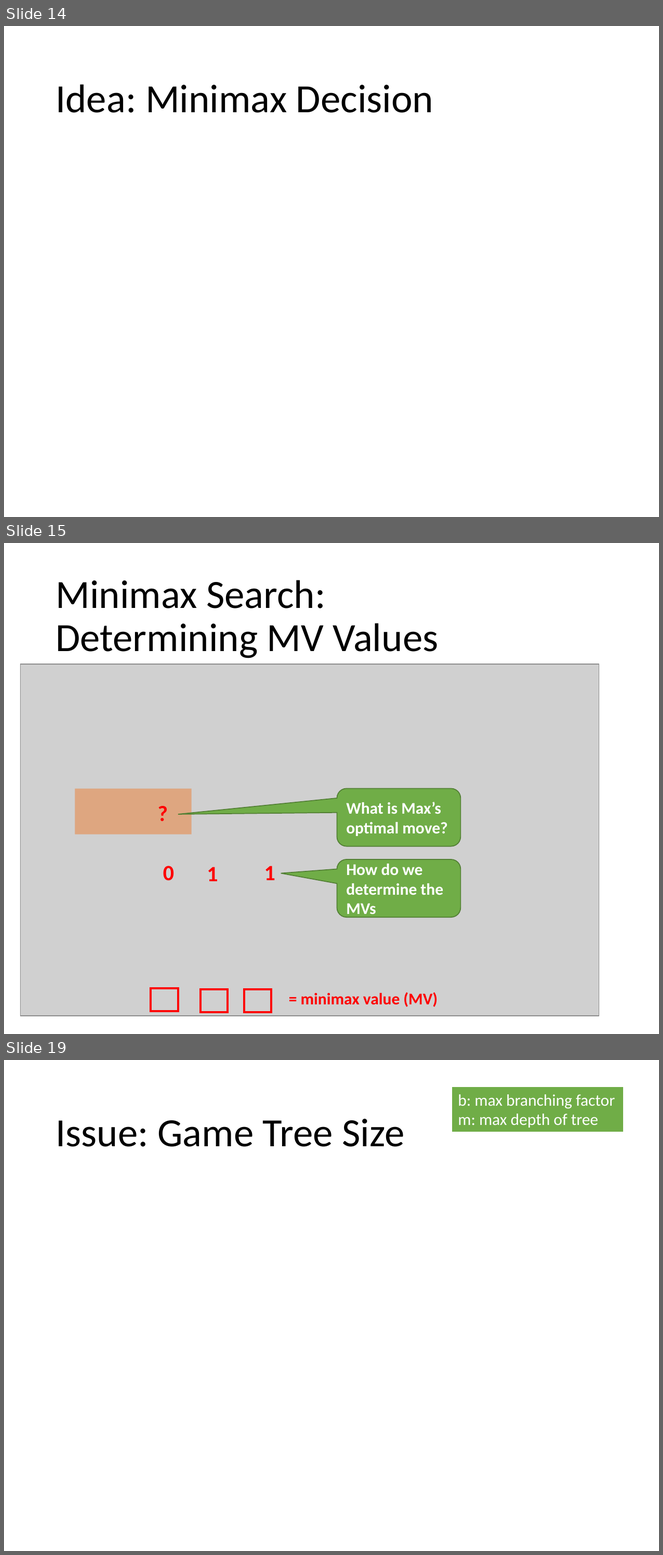
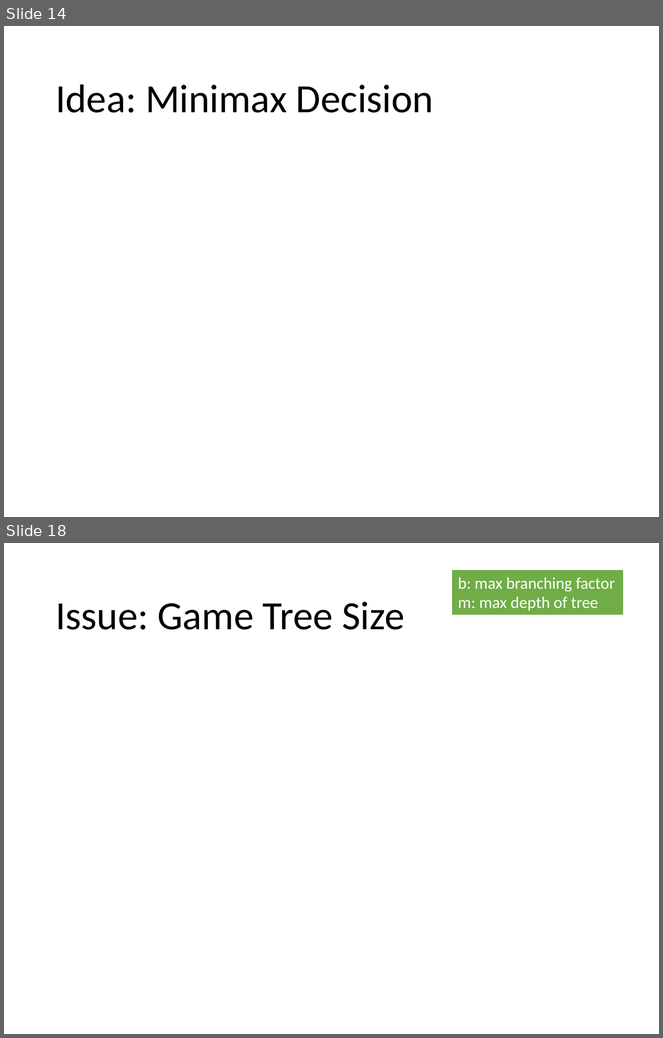
Before and after one commit to mhahsler/CS7320-AI, a slide deck: slides/05_games.pptx. Shown one above the other, each under a label of ours: slides 14, 15 and 19 before the commit, slides 14 and 18 after it; the slides between them are not shown. The pictures are 663x1555 and 663x1038 pixels, drawn with LibreOffice and Linux fonts; fonts in the diff are those of the drawing; grey boxes stand for pictures. Boxes give left, top, right and bottom in pixels: in the first picture for what was removed or moved away, otherwise in the second. Text is boxed around its words. In the diff, an @@ line names an element or a change of style, - is before the commit and + after.

```diff
--- a/slides/05_games.pptx
+++ b/slides/05_games.pptx
@@ slide 15 removed at bbox=[4, 543, 659, 1034], background #FFFFFF @@
@@ title removed at bbox=[55, 580, 439, 658] @@
-Minimax Search:
-Determining MV Values
@@ picture removed at bbox=[21, 664, 599, 1016] @@
@@ rectangle removed at bbox=[75, 788, 191, 835] @@
@@ rounded speech box removed at bbox=[337, 788, 461, 846] @@
-What is Max’s optimal move?
@@ text removed at bbox=[145, 797, 183, 830] @@
-?
@@ text removed at bbox=[163, 866, 174, 881] @@
-0
@@ text removed at bbox=[207, 867, 218, 882] @@
-1
@@ text removed at bbox=[265, 866, 275, 880] @@
-1
@@ rounded speech box removed at bbox=[337, 860, 461, 917] @@
-How do we determine the MVs
@@ rectangle removed at bbox=[151, 989, 178, 1012] @@
@@ rectangle removed at bbox=[201, 990, 228, 1013] @@
@@ rectangle removed at bbox=[244, 990, 272, 1013] @@
@@ text removed at bbox=[301, 993, 438, 1007] @@
-= minimax value (MV)
@@ what was slide 19 is now slide 18 @@
```
Also in this commit, not shown: 3 slides changed, 2 slides added, 1 other slide removed, 1 other file.
